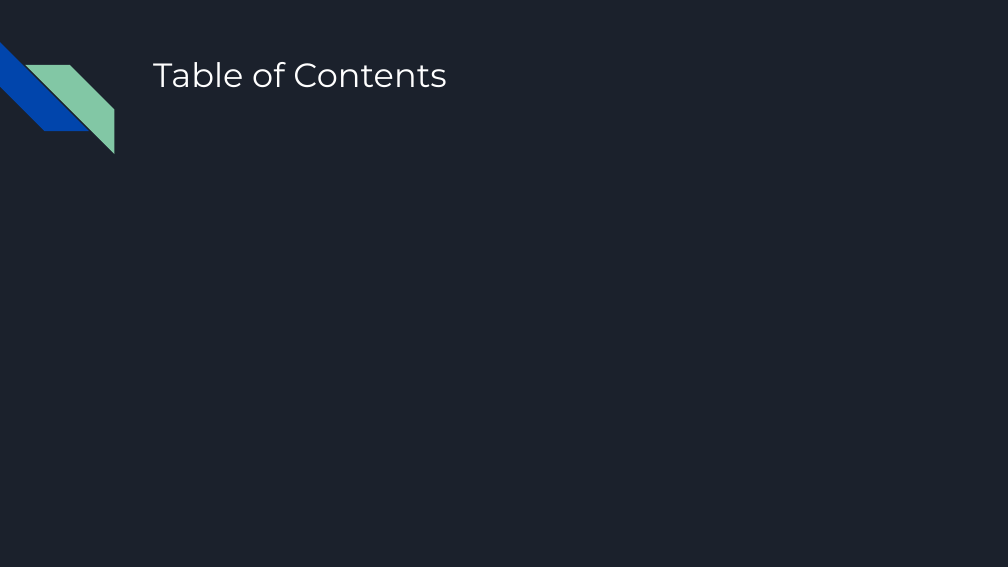
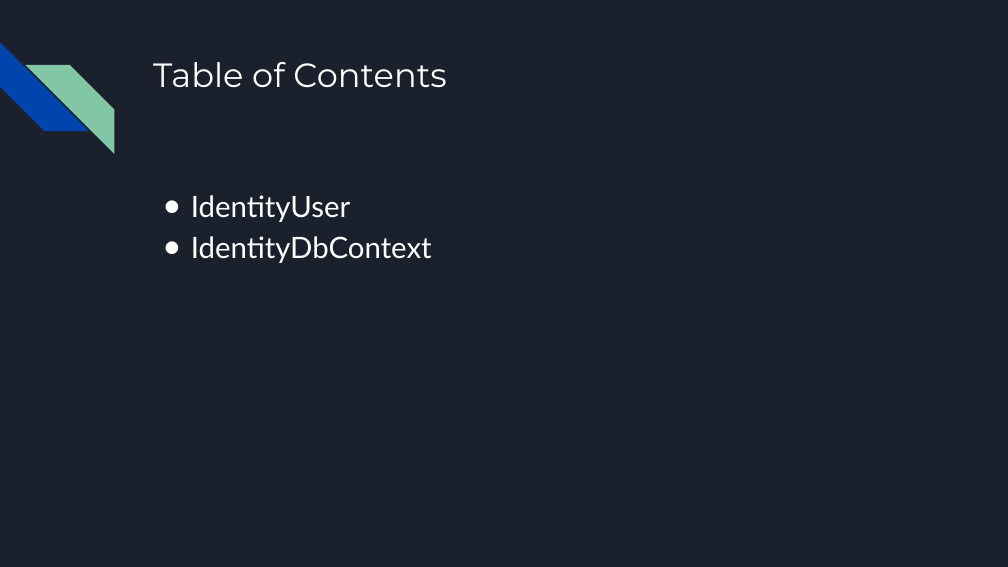
Before and after one commit to bulhard/Web-Programming, a slide deck: slide 2 of 00 Presentations/09 ASP.NET Core Identity.pptx. Drawn at 1008x567 pixels with LibreOffice and Linux fonts; fonts in the diff are those of the drawing. Boxes give left, top, right and bottom in pixels: in the first picture for what was removed or moved away, otherwise in the second. Text is boxed around its words. In the diff, an @@ line names an element or a change of style, - is before the commit and + after.

Commit message:
Presentations 8,9,10

```diff
--- a/00 Presentations/09 ASP.NET Core Identity.pptx
+++ b/00 Presentations/09 ASP.NET Core Identity.pptx
@@ text added at box(191, 195, 432, 263), 28 pt, text #FFFFFF @@
+● IdentityUser
+● IdentityDbContext
```
Also in this commit, not shown: 3 slides added, 1 slide removed, 7 other files.
